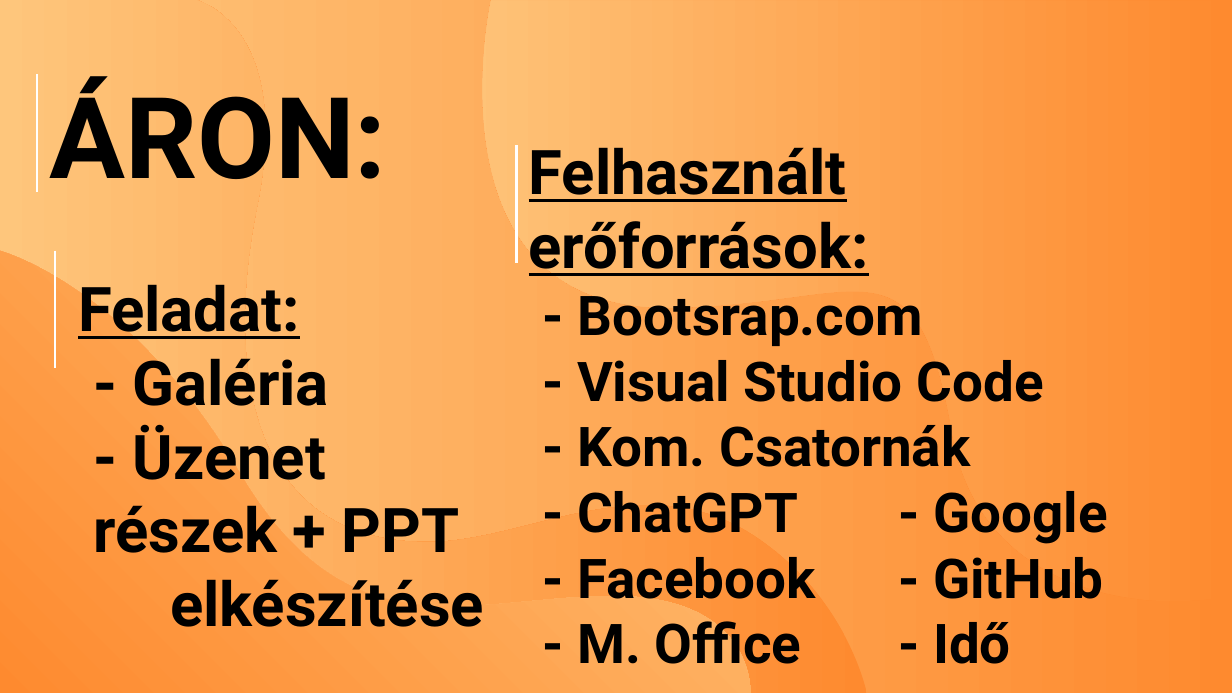
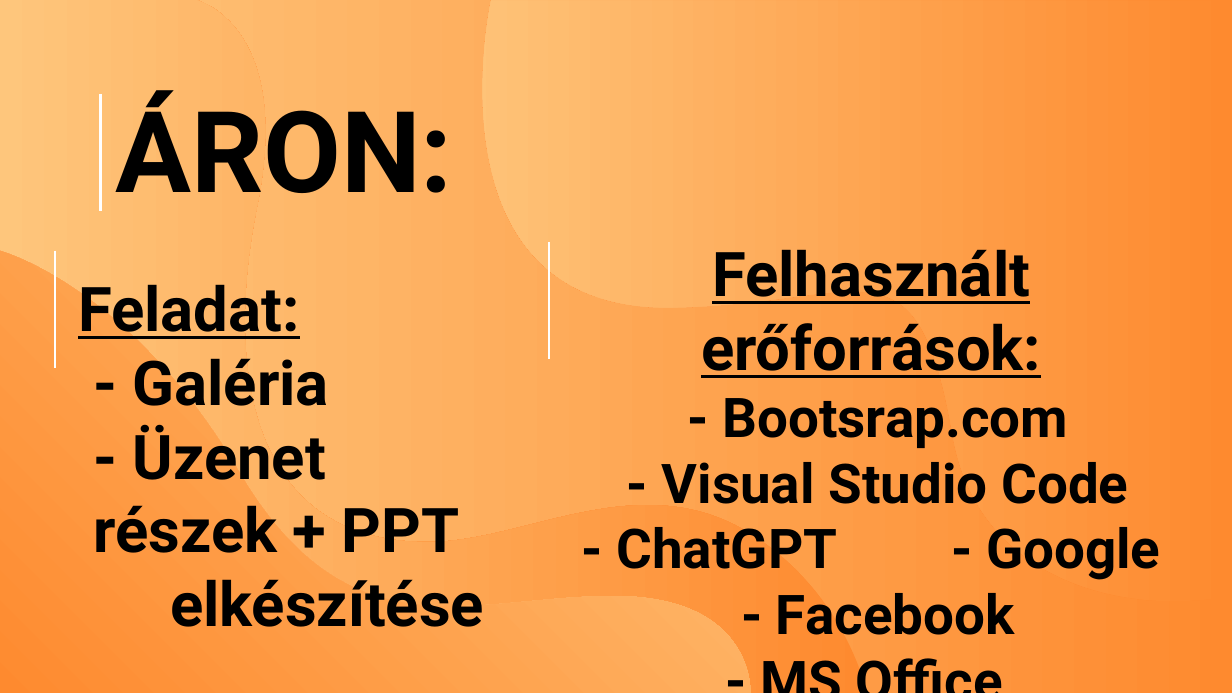
Before and after one commit to czanekbalintczani/projekt1, a slide deck: slide 7 of PPT/Mittudomain-11B-Webprojekt.pptx (slide 6 before the commit). Drawn at 1232x693 pixels with LibreOffice and Linux fonts; fonts in the diff are those of the drawing. Boxes give left, top, right and bottom in pixels: in the first picture for what was removed or moved away, otherwise in the second. Text is boxed around its words. In the diff, an @@ line names an element or a change of style, - is before the commit and + after.

Commit message:
PPT

```diff
--- a/PPT/Mittudomain-11B-Webprojekt.pptx
+++ b/PPT/Mittudomain-11B-Webprojekt.pptx
@@ text "ÁRON:": place and size @@
-text "ÁRON:" at (49,76,387,179)
+text "ÁRON:" at (115,90,453,193)
@@ line moved from (37, 74) - (37, 192) to (101, 94) - (101, 212) @@
@@ text "Felhasznált erőforrások:": place and size @@
-text "Felhasznált erőforrások:" at (529,147,1108,677)
+text "Felhasznált erőforrások:" at (616,249,1161,635)
@@ line moved from (516, 145) - (516, 262) to (549, 241) - (549, 360) @@
@@ text at (616,249,1161,580): alignment left to centre @@
@@ text at (577,425,970,467): paragraph removed @@
-- Kom. Csatornák
@@ text at (776,593,1015,635): text changed @@
-- Facebook - GitHub
-- M. Office - Idő
+- Facebook
+- MS Office
```
Also in this commit, not shown: 4 other slides changed, 1 slide added.
